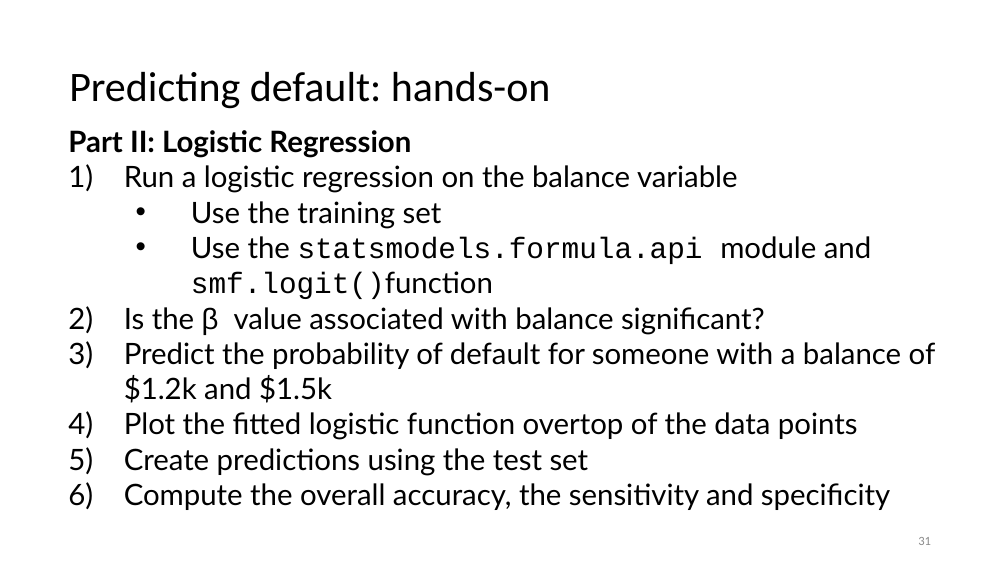
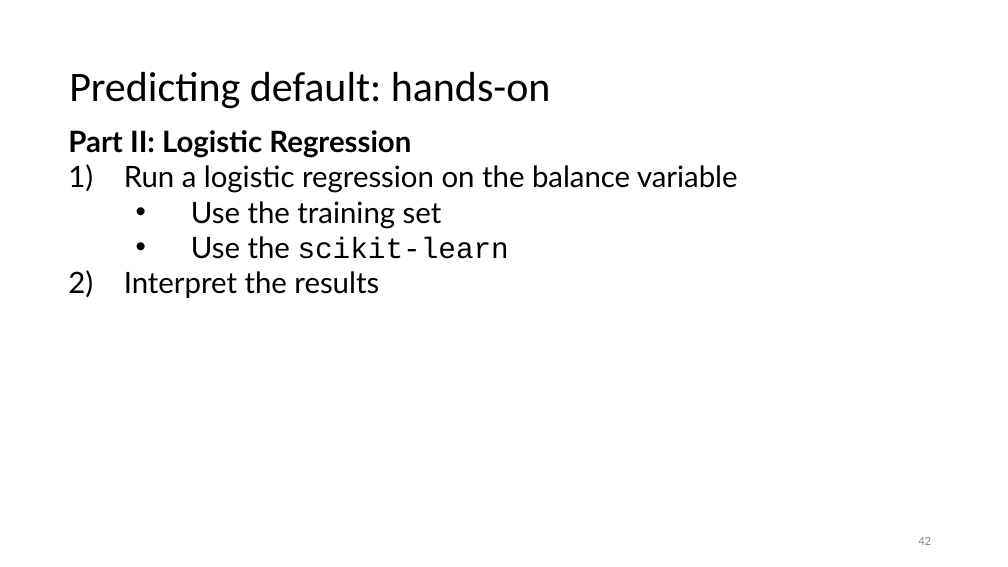
Before and after one commit to jayurbain/DataScienceIntro, a slide deck: slide 42 of slides/09_logistic_regression_classification.pptx (slide 31 before the commit). Drawn at 1008x567 pixels with LibreOffice and Linux fonts; fonts in the diff are those of the drawing. Boxes give left, top, right and bottom in pixels: in the first picture for what was removed or moved away, otherwise in the second. Text is boxed around its words. In the diff, an @@ line names an element or a change of style, - is before the commit and + after.

```diff
--- a/slides/09_logistic_regression_classification.pptx
+++ b/slides/09_logistic_regression_classification.pptx
@@ text at [124,236,509,298]: text changed @@
-  • Use the statsmodels.formula.api module and smf.logit()function
-2) Is the β value associated with balance significant?
-3) Predict the probability of default for someone with a balance of $1.2k and $1.5k
-4) Plot the fitted logistic function overtop of the data points
-5) Create predictions using the test set
-6) Compute the overall accuracy, the sensitivity and specificity
+  • Use the scikit-learn
+2) Interpret the results
@@ page number at [918,537,931,545]: text changed @@
-31
+42
```
Also in this commit, not shown: 8 other slides changed, 11 slides added, 2 other files.
